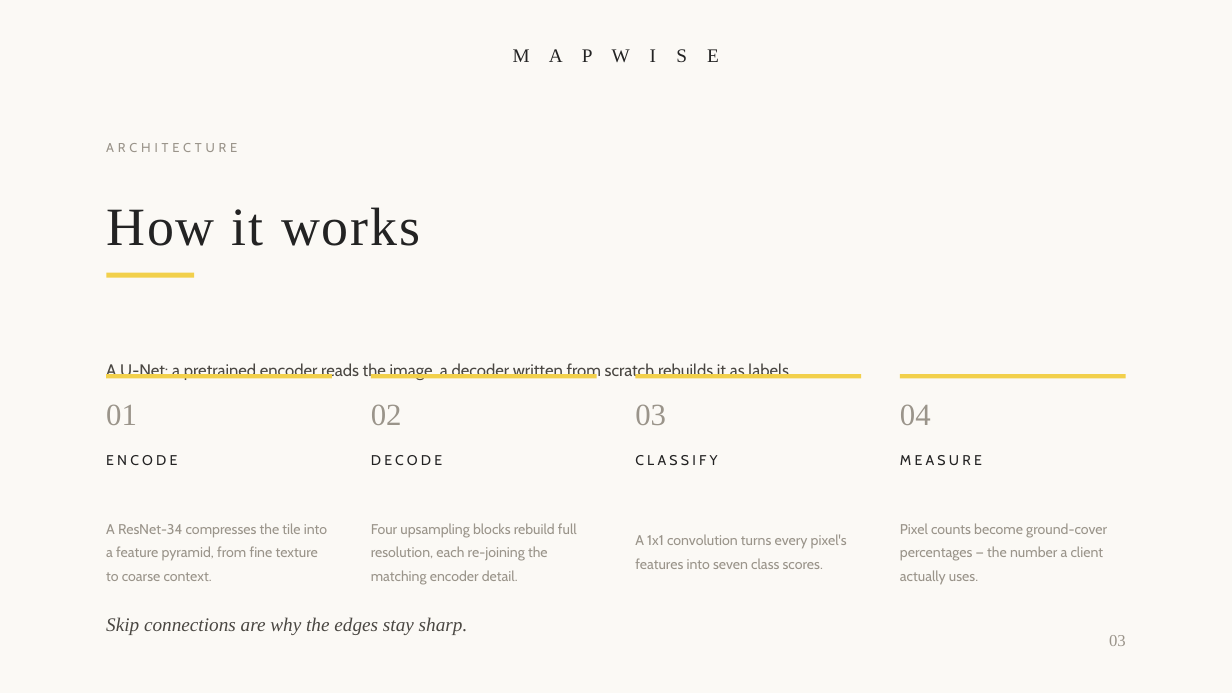
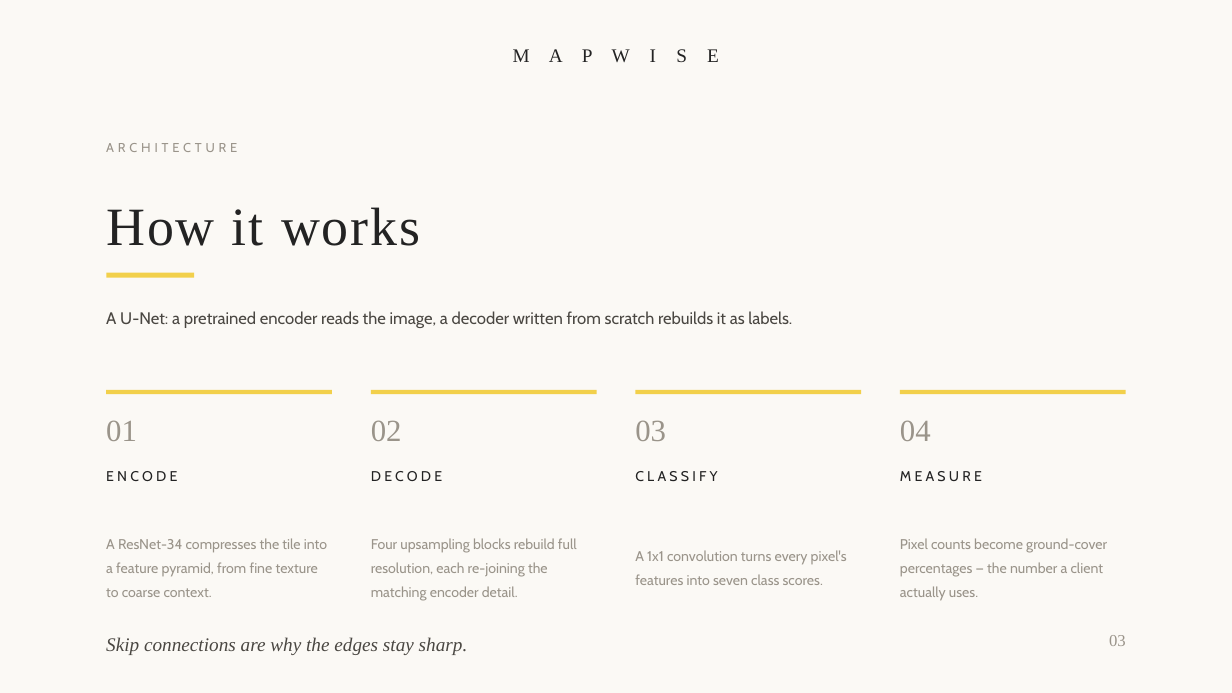
Before and after one commit to Priyanshu-Singh-git/mapwise, a slide deck: slide 3 of presentation/mapwise_deck.pptx. Drawn at 1232x693 pixels with LibreOffice and Linux fonts; fonts in the diff are those of the drawing. Boxes give left, top, right and bottom in pixels: in the first picture for what was removed or moved away, otherwise in the second. Text is boxed around its words. In the diff, an @@ line names an element or a change of style, - is before the commit and + after.

```diff
--- a/presentation/mapwise_deck.pptx
+++ b/presentation/mapwise_deck.pptx
@@ text "A U-Net: a pretrained encoder ...": place and size @@
-text "A U-Net: a pretrained encoder ..." at [106, 362, 792, 380]
+text "A U-Net: a pretrained encoder ..." at [106, 311, 792, 328]
@@ 12 texts, 4 rectangles: place and size @@
-12 texts, 4 rectangles at [106, 374, 1126, 585]
+12 texts, 4 rectangles at [106, 390, 1126, 601]
@@ text "Skip connections are why the ...": place and size @@
-text "Skip connections are why the ..." at [106, 617, 468, 635]
+text "Skip connections are why the ..." at [106, 637, 468, 655]
```
Also in this commit, not shown: 2 other slides changed, 9 other files.
